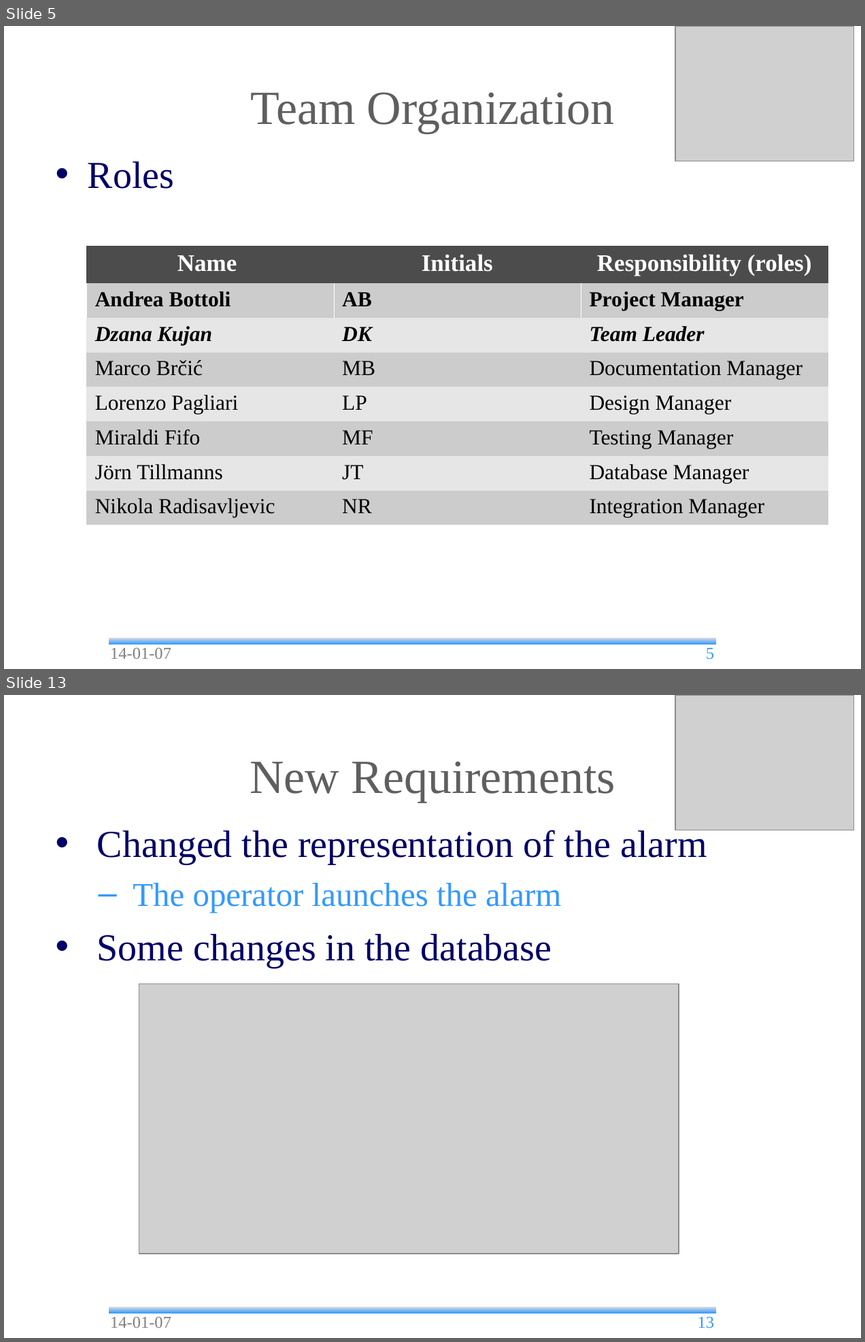
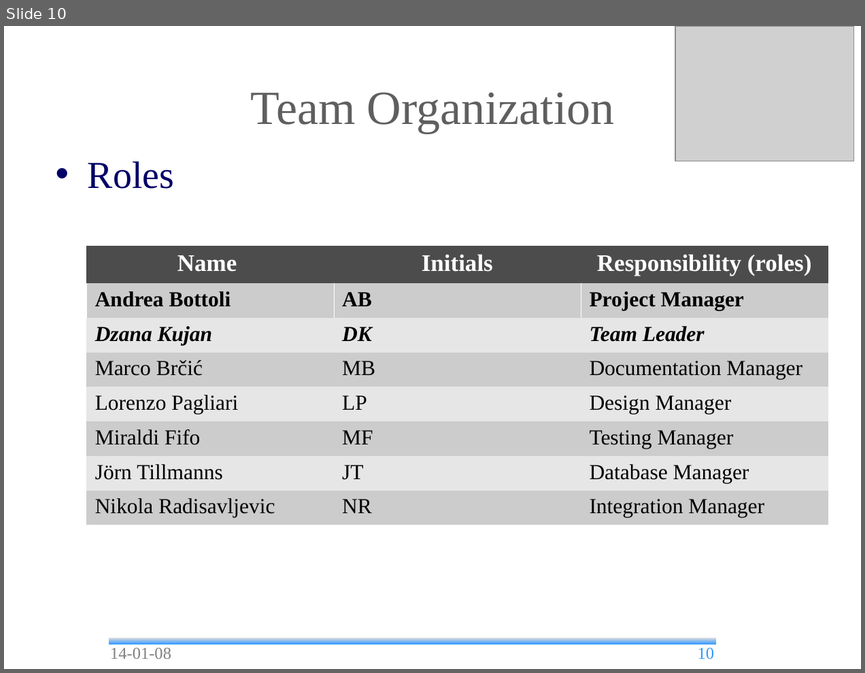
Before and after one commit to andrea-bottoli/DSD, a slide deck: Documentation/Presentations/Final_Presentation.odp. Shown one above the other, each under a label of ours: slides 5 and 13 before the commit, slide 10 after it; the slides between them are not shown. The pictures are 865x1342 and 865x673 pixels, drawn with LibreOffice and Linux fonts; fonts in the diff are those of the drawing; grey boxes stand for pictures; background and template pictures are left out. Boxes give left, top, right and bottom in pixels: in the first picture for what was removed or moved away, otherwise in the second. Text is boxed around its words. In the diff, an @@ line names an element or a change of style, - is before the commit and + after.

```diff
--- a/Documentation/Presentations/Final_Presentation.odp
+++ b/Documentation/Presentations/Final_Presentation.odp
@@ slide 13 removed at [4,695,861,1338], background #FFFFFF; not listed: 1 template element that a slide beside it also shows @@
@@ picture removed at [675,695,853,830] @@
@@ title removed at [249,761,615,802] @@
-New Requirements
@@ text removed at [97,827,706,968] @@
-• Changed the representation of the alarm
-  – The operator launches the alarm
-• Some changes in the database
@@ picture removed at [139,984,679,1254] @@
@@ text removed at [110,1317,171,1327] @@
-14-01-07
@@ page number removed at [698,1317,715,1328] @@
-13
@@ what was slide 5 is now slide 10 @@
@@ slide 10 changed as well @@
@@ text at [110,648,171,658]: text changed @@
-14-01-07
+14-01-08
@@ page number at [698,647,715,659]: text changed @@
-5
+10
```
Also in this commit, not shown: 6 other slides changed, 5 slides added, 24 other slides removed, 1 other file.
